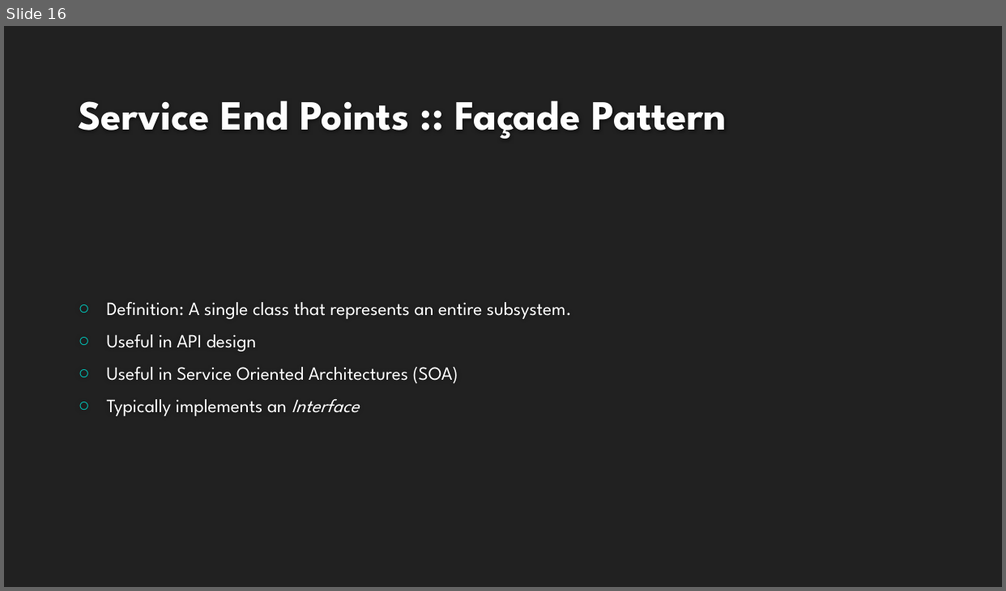
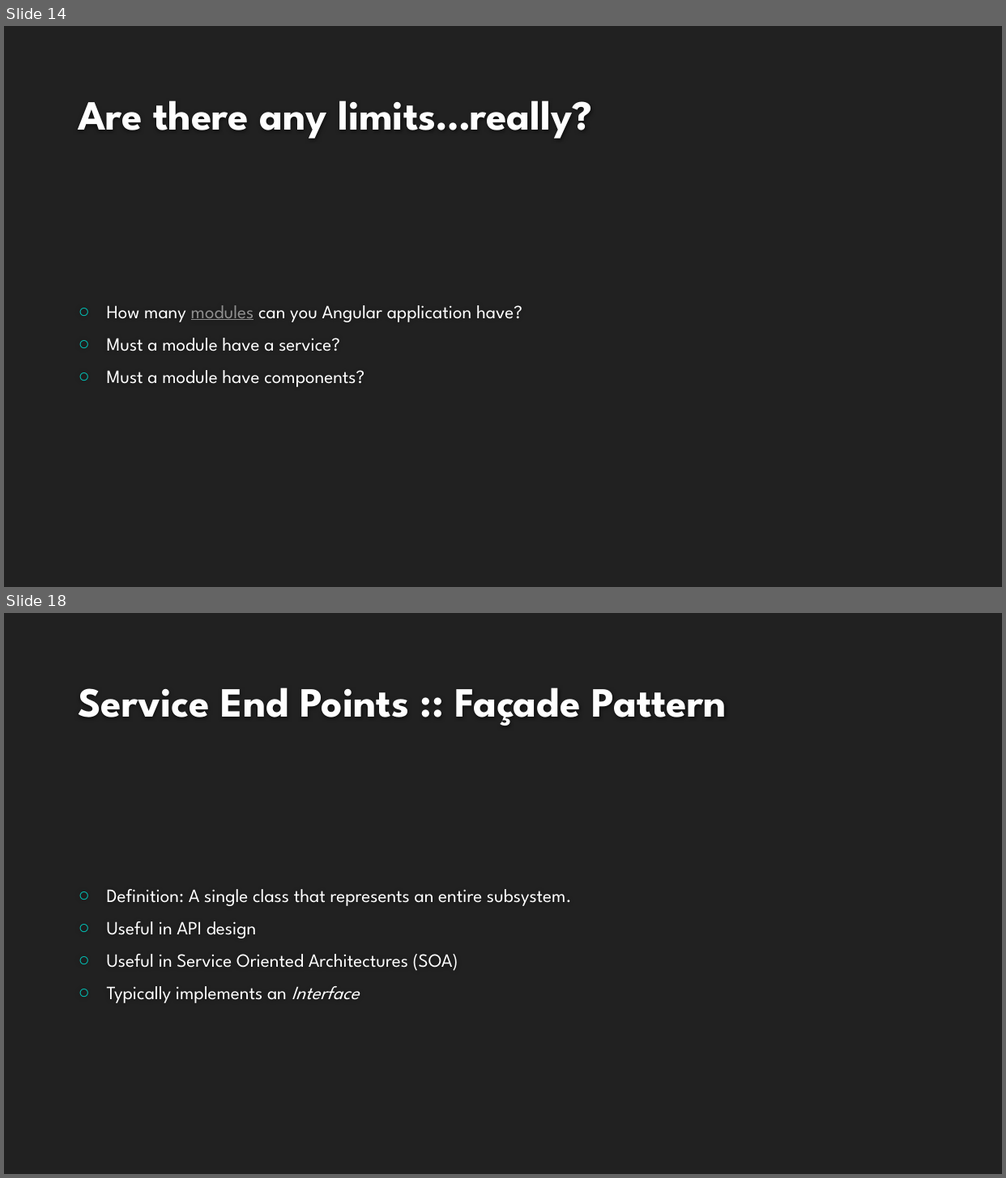
Before and after one commit to buildmotion/better-business-logic-with-typescript, a slide deck: Presentation/Better Business Logic with Typescript.pptx. Shown one above the other, each under a label of ours: slide 16 before the commit, slides 14 and 18 after it; the slides between them are not shown. The pictures are 1006x591 and 1006x1178 pixels, drawn with LibreOffice and Linux fonts; fonts in the diff are those of the drawing; background and template pictures are left out. Boxes give left, top, right and bottom in pixels: in the first picture for what was removed or moved away, otherwise in the second. Text is boxed around its words. In the diff, an @@ line names an element or a change of style, - is before the commit and + after.

```diff
--- a/Presentation/Better Business Logic with Typescript.pptx
+++ b/Presentation/Better Business Logic with Typescript.pptx
@@ slide 14 added at bbox=[4, 26, 1002, 587], background #212121 @@
@@ title added at bbox=[78, 101, 592, 139], 40 pt, text #FEFEFE, bold @@
+Are there any limits…really?
@@ text added at bbox=[107, 305, 522, 387], 18 pt, text #FFFFFF @@
+○ How many modules can you Angular application have?
+○ Must a module have a service?
+○ Must a module have components?
@@ what was slide 16 is now slide 18 @@
```
Also in this commit, not shown: 2 slides changed, 5 other slides added, 3 slides removed, 3 other files.
